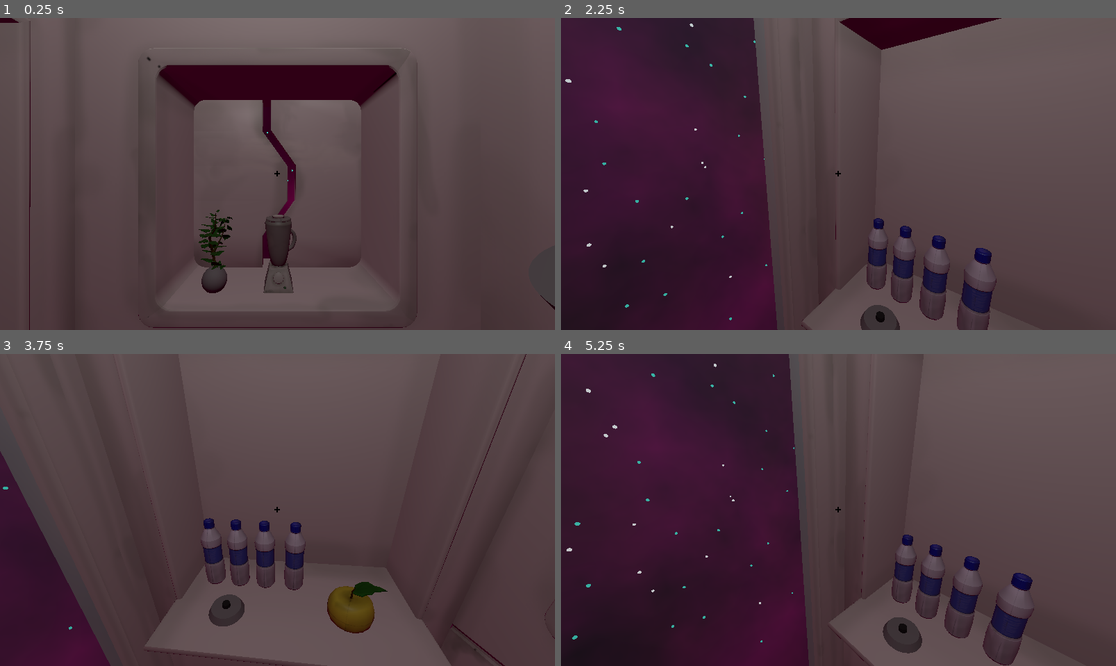
Above: before the commit, frames 1-4 (two rows, left to right).
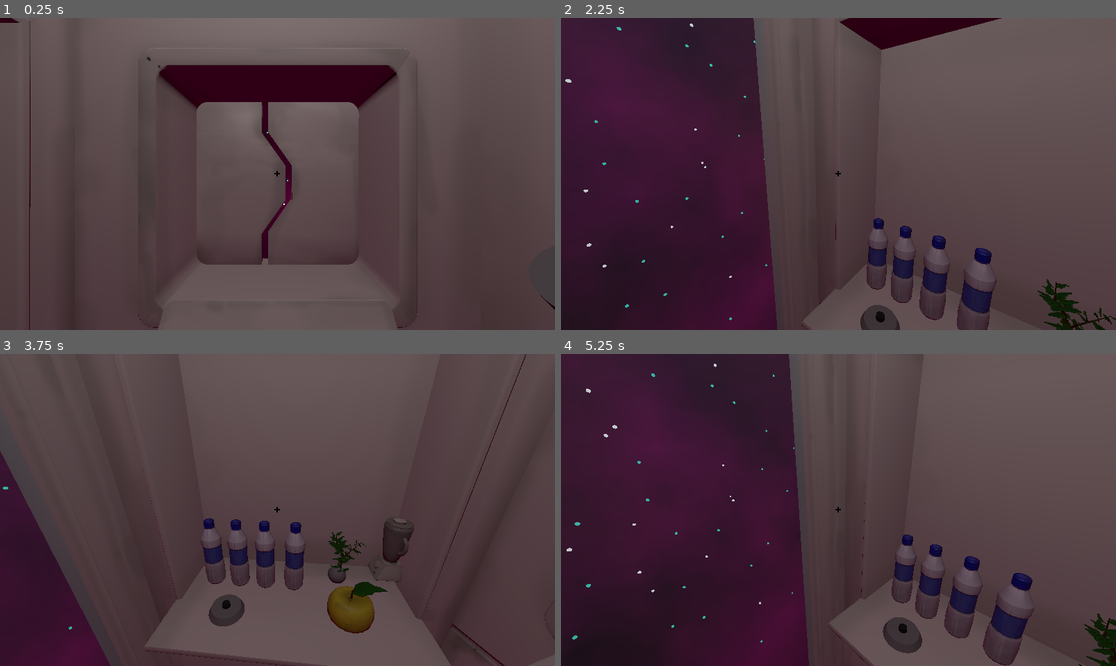
Above: after the commit, the same moments.

Repository: kettle-game-studio/unlimited-space-shawarma
Game: Godot game, scene res://assets/scenes/main_scene.tscn
Two runs of this game, one before a commit and one after it. Both use one fixed random seed, a clock stepped at 60 frames per second and the inputs below.
Inputs (mouse positions are in pixels of both pictures, inside the frame that each line leads up to):
- Up to frame 1 (0.25 s): no input
- Up to frame 2 (2.25 s): move the mouse to (960, 158) at 0.52 s; click (960, 158) at 0.6 s; move the mouse to (810, 174) at 1.27 s; click (810, 174) at 1.35 s; move the mouse to (849, 167) at 2.02 s; click (849, 167) at 2.1 s
- Up to frame 3 (3.75 s): move the mouse to (271, 516) at 2.77 s; click (271, 516) at 2.85 s; move the mouse to (316, 513) at 3.52 s; click (316, 513) at 3.6 s
- Up to frame 4 (5.25 s): tap Enter at 4.25 s; move the mouse to (794, 506) at 4.27 s; click (794, 506) at 4.35 s; move the mouse to (844, 510) at 5.02 s; click (844, 510) at 5.1 s

The runs differ from the first frame. In frame 1, 4.3% of the frame differs, in the area x 28-72%, y 26-100%; in frame 2, 0.7%; in frame 3, 0.8%; in frame 4, 0.5%.

Commit message:
Start implementing trading

Diff:
--- a/assets/prefabs/door.tscn
+++ b/assets/prefabs/door.tscn
@@ -1,23 +1,18 @@
-[gd_scene load_steps=5 format=3 uid="uid://csjp6tg2psdb0"]
+[gd_scene load_steps=4 format=3 uid="uid://csjp6tg2psdb0"]
 
 [ext_resource type="Script" path="res://assets/scripts/door_script.gd" id="1_gjx50"]
 [ext_resource type="PackedScene" uid="uid://ol1te0vxmr7j" path="res://assets/prefabs/room_parts/left_door.tscn" id="1_rli3j"]
 [ext_resource type="PackedScene" uid="uid://da1rg2ief6g8f" path="res://assets/prefabs/room_parts/right_door.tscn" id="2_dniwe"]
 
-[sub_resource type="BoxShape3D" id="BoxShape3D_oefqs"]
-size = Vector3(3.87718, 3.32796, 0.366733)
-
 [node name="Door" type="Node3D" node_paths=PackedStringArray("leftDoor", "rightDoor")]
 script = ExtResource("1_gjx50")
 leftDoor = NodePath("LeftDoor")
 rightDoor = NodePath("RightDoor")
+targetPosition = Vector3(-1.2, 0, 0)
+seconsToOpen = 1.5
 
 [node name="LeftDoor" parent="." instance=ExtResource("1_rli3j")]
+transform = Transform3D(1, 0, 0, 0, 1, 0, 0, 0, 1, -2.01634, 0.870712, -3.39904)
 
 [node name="RightDoor" parent="." instance=ExtResource("2_dniwe")]
-
-[node name="Area3D" type="Area3D" parent="."]
-
-[node name="CollisionShape3D" type="CollisionShape3D" parent="Area3D"]
-transform = Transform3D(1, 0, 0, 0, 1, 0, 0, 0, 1, 0, 0.895359, -3.37915)
-shape = SubResource("BoxShape3D_oefqs")
+transform = Transform3D(1, 0, 0, 0, 1, 0, 0, 0, 1, 1.48447, 0.87638, -3.39904)
--- a/assets/prefabs/items/item_blender.tscn
+++ b/assets/prefabs/items/item_blender.tscn
@@ -1,8 +1,12 @@
-[gd_scene load_steps=4 format=3 uid="uid://hnrh27wt66pr"]
+[gd_scene load_steps=5 format=3 uid="uid://hnrh27wt66pr"]
 
 [ext_resource type="PackedScene" uid="uid://bdx0kqrt6ryae" path="res://assets/prefabs/items/item.tscn" id="1_erpjy"]
 [ext_resource type="Script" path="res://assets/scripts/machine_item.gd" id="2_lblia"]
 [ext_resource type="PackedScene" uid="uid://l7mkfb58c3n7" path="res://assets/Room/Blender.glb" id="3_5kkrg"]
+
+[sub_resource type="CylinderShape3D" id="CylinderShape3D_aa7yg"]
+height = 1.21495
+radius = 0.267473
 
 [node name="Item" instance=ExtResource("1_erpjy")]
 script = ExtResource("2_lblia")
@@ -10,6 +14,10 @@
 machine_type = 1
 item_name = "Blender"
 
+[node name="CollisionShape3D" parent="Area3D" index="0"]
+transform = Transform3D(1, 0, 0, 0, 1, 0, 0, 0, 1, 0, 0.578007, 0)
+shape = SubResource("CylinderShape3D_aa7yg")
+
 [node name="CSGMesh3D" parent="." index="1"]
 visible = false
 
--- a/assets/prefabs/machines/blender.tscn
+++ b/assets/prefabs/machines/blender.tscn
@@ -1,8 +1,9 @@
-[gd_scene load_steps=10 format=3 uid="uid://2g7ib2rvd6ya"]
+[gd_scene load_steps=11 format=3 uid="uid://2g7ib2rvd6ya"]
 
 [ext_resource type="Script" path="res://assets/scripts/blender.gd" id="1_2xnpc"]
 [ext_resource type="PackedScene" uid="uid://l7mkfb58c3n7" path="res://assets/Room/Blender.glb" id="1_fxwsn"]
 [ext_resource type="AnimationNodeStateMachine" uid="uid://b3b6xi7bmpdwu" path="res://assets/animations/blender_state_machine.tres" id="2_arb5q"]
+[ext_resource type="Resource" uid="uid://csrxt4n1e88c2" path="res://assets/recipes/blener_multifruit_to_water.tres" id="2_x5d41"]
 [ext_resource type="Script" path="res://assets/scripts/progress_sprite.gd" id="4_byabr"]
 [ext_resource type="Texture2D" uid="uid://cqm5npsslwh7r" path="res://assets/Room/circle.png" id="5_iaxip"]
 [ext_resource type="PackedScene" uid="uid://7jyaboql1xq3" path="res://assets/prefabs/machines/item_in_machine.tscn" id="6_0flkr"]
@@ -16,6 +17,8 @@
 
 [node name="Blender" type="Node3D" node_paths=PackedStringArray("animation_tree", "item_in_machine", "progress_bar")]
 script = ExtResource("1_2xnpc")
+time_to_finish = 1.0
+recipes = Array[Resource("res://assets/scripts/recipe.gd")]([ExtResource("2_x5d41")])
 animation_tree = NodePath("Blender/AnimationTree")
 item_in_machine = NodePath("Blender/ItemInMachine")
 progress_bar = NodePath("Blender/BlenderArmature/Skeleton3D/BoneAttachment3D/ProgressSprite/SubViewport/TextureProgressBar")
@@ -80,6 +83,7 @@
 
 [node name="ItemInMachine" parent="Blender" instance=ExtResource("6_0flkr")]
 transform = Transform3D(1.42857, 0, 0, 0, 1.42857, 0, 0, 0, 1.42857, -0.142898, 2.53223, 0)
+hint_postfix = "in Blender"
 
 [connection signal="activated" from="Blender/Area3D" to="." method="_activated"]
 [connection signal="picked" from="Blender/ItemInMachine" to="." method="_item_picked"]
--- /dev/null
+++ b/assets/prefabs/machines/computer_ui.tscn
@@ -0,0 +1,26 @@
+[gd_scene format=3 uid="uid://dnaih8vb3a38r"]
+
+[node name="ComputerUI" type="CanvasLayer"]
+
+[node name="ColorRect" type="ColorRect" parent="."]
+anchors_preset = 15
+anchor_right = 1.0
+anchor_bottom = 1.0
+grow_horizontal = 2
+grow_vertical = 2
+
+[node name="Label" type="Label" parent="."]
+anchors_preset = 8
+anchor_left = 0.5
+anchor_top = 0.5
+anchor_right = 0.5
+anchor_bottom = 0.5
+offset_left = -20.0
+offset_top = -11.5
+offset_right = 20.0
+offset_bottom = 11.5
+grow_horizontal = 2
+grow_vertical = 2
+theme_override_colors/font_color = Color(0, 0, 0, 1)
+theme_override_font_sizes/font_size = 50
+text = "This is a computer"
--- a/assets/prefabs/machines/item_in_machine.tscn
+++ b/assets/prefabs/machines/item_in_machine.tscn
@@ -3,9 +3,9 @@
 [ext_resource type="Script" path="res://assets/scripts/item_in_machine.gd" id="1_ps168"]
 [ext_resource type="Script" path="res://assets/scripts/activator.gd" id="2_3fosx"]
 
-[sub_resource type="CylinderShape3D" id="CylinderShape3D_wh3et"]
+[sub_resource type="CylinderShape3D" id="CylinderShape3D_3b6fg"]
 height = 1.92765
-radius = 0.666308
+radius = 0.707391
 
 [node name="ItemInMachine" type="Node3D" node_paths=PackedStringArray("activator")]
 script = ExtResource("1_ps168")
@@ -16,6 +16,6 @@
 hint_source = NodePath("..")
 
 [node name="CollisionShape3D" type="CollisionShape3D" parent="Area3D"]
-shape = SubResource("CylinderShape3D_wh3et")
+shape = SubResource("CylinderShape3D_3b6fg")
 
 [connection signal="activated" from="Area3D" to="." method="_activated"]
--- /dev/null
+++ b/assets/prefabs/machines/trading_machine.tscn
@@ -0,0 +1,59 @@
+[gd_scene load_steps=9 format=3 uid="uid://1q8gbhk1j3hb"]
+
+[ext_resource type="PackedScene" uid="uid://c3ehlp87pmern" path="res://assets/prefabs/room_parts/computer.tscn" id="1_nfvgk"]
+[ext_resource type="Script" path="res://assets/scripts/trading_machine.gd" id="1_txblf"]
+[ext_resource type="Script" path="res://assets/scripts/progress_sprite.gd" id="2_1b5p7"]
+[ext_resource type="PackedScene" uid="uid://7jyaboql1xq3" path="res://assets/prefabs/machines/item_in_machine.tscn" id="2_mjjsg"]
+[ext_resource type="PackedScene" uid="uid://dnaih8vb3a38r" path="res://assets/prefabs/machines/computer_ui.tscn" id="3_h5j21"]
+
+[sub_resource type="CylinderShape3D" id="CylinderShape3D_3cj6d"]
+height = 1.92765
+radius = 0.394656
+
+[sub_resource type="CylinderShape3D" id="CylinderShape3D_yx3m4"]
+height = 1.92765
+radius = 0.408195
+
+[sub_resource type="CylinderShape3D" id="CylinderShape3D_l7w6i"]
+height = 1.92765
+radius = 0.422687
+
+[node name="Trading" type="Node3D" node_paths=PackedStringArray("slots")]
+script = ExtResource("1_txblf")
+slots = [NodePath("Table/ItemInMachine"), NodePath("Table/ItemInMachine2"), NodePath("Table/ItemInMachine3")]
+
+[node name="Computer" parent="." instance=ExtResource("1_nfvgk")]
+transform = Transform3D(-1, 8.74228e-08, 0, -8.74228e-08, -1, 0, 0, 0, 1, 0, 0, 0)
+
+[node name="Sprite3D" type="Sprite3D" parent="Computer"]
+transform = Transform3D(-0.3, 2.62268e-08, 0, -2.62268e-08, -0.3, 0, 0, 0, 0.3, 4.79096e-08, 0.548022, 0.0693224)
+script = ExtResource("2_1b5p7")
+
+[node name="SubViewport" type="SubViewport" parent="Computer/Sprite3D"]
+size = Vector2i(850, 512)
+
+[node name="ComputerUI" parent="Computer/Sprite3D/SubViewport" instance=ExtResource("3_h5j21")]
+
+[node name="Table" type="Node3D" parent="."]
+transform = Transform3D(1, 0, 0, 0, 1, 0, 0, 0, 1, 0, 1.27674, -1.73281)
+
+[node name="ItemInMachine" parent="Table" instance=ExtResource("2_mjjsg")]
+transform = Transform3D(1, 0, 0, 0, 1, 0, 0, 0, 1, -1.10724, 0, 0)
+
+[node name="CollisionShape3D" parent="Table/ItemInMachine/Area3D" index="0"]
+shape = SubResource("CylinderShape3D_3cj6d")
+
+[node name="ItemInMachine2" parent="Table" instance=ExtResource("2_mjjsg")]
+
+[node name="CollisionShape3D" parent="Table/ItemInMachine2/Area3D" index="0"]
+shape = SubResource("CylinderShape3D_yx3m4")
+
+[node name="ItemInMachine3" parent="Table" instance=ExtResource("2_mjjsg")]
+transform = Transform3D(1, 0, 0, 0, 1, 0, 0, 0, 1, 1.077, 0, 0)
+
+[node name="CollisionShape3D" parent="Table/ItemInMachine3/Area3D" index="0"]
+shape = SubResource("CylinderShape3D_l7w6i")
+
+[editable path="Table/ItemInMachine"]
+[editable path="Table/ItemInMachine2"]
+[editable path="Table/ItemInMachine3"]
--- a/assets/prefabs/room.tscn
+++ b/assets/prefabs/room.tscn
@@ -1,11 +1,10 @@
-[gd_scene load_steps=10 format=3 uid="uid://hr3ejr51xyux"]
+[gd_scene load_steps=9 format=3 uid="uid://hr3ejr51xyux"]
 
 [ext_resource type="PackedScene" uid="uid://c052crh6e17ge" path="res://assets/prefabs/room_parts/floor.tscn" id="1_5rspi"]
 [ext_resource type="PackedScene" uid="uid://bavvfyood7whp" path="res://assets/prefabs/room_parts/wall_1.tscn" id="2_d4a1x"]
 [ext_resource type="PackedScene" uid="uid://dx727lulaji88" path="res://assets/prefabs/room_parts/wall_2.tscn" id="3_utfa7"]
 [ext_resource type="PackedScene" uid="uid://ny55ponoxlby" path="res://assets/prefabs/room_parts/wall_3.tscn" id="4_l5usa"]
 [ext_resource type="PackedScene" uid="uid://csqkawa01ij4v" path="res://assets/prefabs/room_parts/wall_4.tscn" id="5_l81xe"]
-[ext_resource type="PackedScene" uid="uid://csjp6tg2psdb0" path="res://assets/prefabs/door.tscn" id="6_mesk7"]
 [ext_resource type="PackedScene" uid="uid://b3p1nh2cojknk" path="res://assets/prefabs/fridge.tscn" id="7_mtahv"]
 [ext_resource type="Material" uid="uid://cjtprjfix40p3" path="res://assets/materials/glass_material.tres" id="8_0dnye"]
 
@@ -25,11 +24,6 @@
 [node name="Wall4" parent="." instance=ExtResource("5_l81xe")]
 transform = Transform3D(-4.37114e-08, 0, -1, 0, 1, 0, 1, 0, -4.37114e-08, 0, 0, 0)
 
-[node name="Door" parent="." instance=ExtResource("6_mesk7")]
-transform = Transform3D(1, 0, 0, 0, 1, 0, 0, 0, 1, -0.192513, 0, -0.787781)
-targetPosition = Vector3(-1, 0, 0)
-seconsToOpen = 3.0
-
 [node name="Fridge" parent="." instance=ExtResource("7_mtahv")]
 
 [node name="glass2" type="CSGMesh3D" parent="."]
--- /dev/null
+++ b/assets/recipes/blener_multifruit_to_water.tres
@@ -0,0 +1,9 @@
+[gd_resource type="Resource" script_class="Recipe" load_steps=3 format=3 uid="uid://csrxt4n1e88c2"]
+
+[ext_resource type="PackedScene" uid="uid://cer2rgxv8v2rn" path="res://assets/prefabs/items/item_water.tscn" id="1_0ov73"]
+[ext_resource type="Script" path="res://assets/scripts/recipe.gd" id="1_myq7q"]
+
+[resource]
+script = ExtResource("1_myq7q")
+input = Array[String](["Multifruit"])
+output = Array[PackedScene]([ExtResource("1_0ov73")])
--- a/assets/scenes/main_scene.tscn
+++ b/assets/scenes/main_scene.tscn
@@ -1,14 +1,16 @@
-[gd_scene load_steps=14 format=3 uid="uid://4ur4w8uh5i2d"]
+[gd_scene load_steps=16 format=3 uid="uid://4ur4w8uh5i2d"]
 
 [ext_resource type="Environment" uid="uid://cfdjcfoshx56f" path="res://assets/scenes/main_environment.tres" id="1_ac5gt"]
 [ext_resource type="PackedScene" uid="uid://4h7b3tnixhgm" path="res://assets/prefabs/player.tscn" id="2_e4bg4"]
 [ext_resource type="Script" path="res://assets/scripts/rotate_sky.gd" id="2_kb0nt"]
 [ext_resource type="PackedScene" uid="uid://hr3ejr51xyux" path="res://assets/prefabs/room.tscn" id="3_4ipvi"]
 [ext_resource type="PackedScene" uid="uid://cy20o8tmobnno" path="res://assets/prefabs/ui.tscn" id="5_dyrqf"]
+[ext_resource type="PackedScene" uid="uid://csjp6tg2psdb0" path="res://assets/prefabs/door.tscn" id="5_y71fp"]
 [ext_resource type="PackedScene" uid="uid://bdmqifp834ejp" path="res://assets/prefabs/items/item_multifruit.tscn" id="7_ipgvi"]
 [ext_resource type="PackedScene" uid="uid://cer2rgxv8v2rn" path="res://assets/prefabs/items/item_water.tscn" id="7_mo6mv"]
 [ext_resource type="PackedScene" uid="uid://c1oh4kg7bn2ee" path="res://assets/prefabs/machines/tree_pot.tscn" id="9_hq280"]
 [ext_resource type="PackedScene" uid="uid://cfntpuieyiwp4" path="res://assets/prefabs/items/item_multifruit_tree.tscn" id="9_tpamu"]
+[ext_resource type="PackedScene" uid="uid://1q8gbhk1j3hb" path="res://assets/prefabs/machines/trading_machine.tscn" id="10_32e7o"]
 [ext_resource type="PackedScene" uid="uid://2g7ib2rvd6ya" path="res://assets/prefabs/machines/blender.tscn" id="10_kghge"]
 [ext_resource type="PackedScene" uid="uid://dlheukyllgvt5" path="res://assets/prefabs/machines/power_outlet.tscn" id="11_gkti0"]
 [ext_resource type="PackedScene" uid="uid://hnrh27wt66pr" path="res://assets/prefabs/items/item_blender.tscn" id="12_wqwnt"]
@@ -32,6 +34,10 @@
 
 [node name="room" parent="." instance=ExtResource("3_4ipvi")]
 
+[node name="Door" parent="." instance=ExtResource("5_y71fp")]
+transform = Transform3D(1, 0, 0, 0, 1, 0, 0, 0, 1, 0, 0, -0.907683)
+seconsToOpen = 5.0
+
 [node name="Canvas" type="CanvasLayer" parent="."]
 
 [node name="UI" parent="Canvas" instance=ExtResource("5_dyrqf")]
@@ -52,7 +58,7 @@
 transform = Transform3D(1, 0, 0, 0, 1, 0, 0, 0, 1, -2.91916, -2.49923, -1.06597)
 
 [node name="Item8" parent="." instance=ExtResource("9_tpamu")]
-transform = Transform3D(1, 0, 0, 0, 1, 0, 0, 0, 1, -1.02393, -0.827218, -3.29764)
+transform = Transform3D(1, 0, 0, 0, 1, 0, 0, 0, 1, -3.84087, -2.29399, -0.9819)
 item_name = "Multifruit Sapling"
 
 [node name="TreePot" parent="." instance=ExtResource("9_hq280")]
@@ -61,6 +67,16 @@
 [node name="TreePot2" parent="." instance=ExtResource("9_hq280")]
 transform = Transform3D(-4.37114e-08, 0, -1, 0, 1, 0, 1, 0, -4.37114e-08, 2.8, 0, 1.5)
 
+[node name="Trading" parent="." node_paths=PackedStringArray("door") instance=ExtResource("10_32e7o")]
+transform = Transform3D(1, 0, 0, 0, 1, 0, 0, 0, 1, 0, -1.69032, -1.94878)
+door = NodePath("../Door")
+
+[node name="Computer" parent="Trading" index="0"]
+transform = Transform3D(-1, 7.01181e-08, -5.2213e-08, -8.74228e-08, -0.802057, 0.597247, 8.88178e-16, 0.597247, 0.802057, 0, 0, 0)
+
+[node name="Table" parent="Trading" index="1"]
+transform = Transform3D(1, 0, 0, 0, 1, 0, 0, 0, 1, 0, 0.840007, -1.73281)
+
 [node name="TreePot3" parent="." instance=ExtResource("9_hq280")]
 transform = Transform3D(-4.37114e-08, 0, -1, 0, 1, 0, 1, 0, -4.37114e-08, 2.8, 0, 0)
 
@@ -68,5 +84,10 @@
 transform = Transform3D(1, 0, 0, 0, 1, 0, 0, 0, 1, -2.74905, -2.25209, 1.25715)
 
 [node name="Item9" parent="." instance=ExtResource("12_wqwnt")]
-transform = Transform3D(-4.37114e-08, 0, -1, 0, 1, 0, 1, 0, -4.37114e-08, 0.0146346, -0.82182, -3.42241)
+transform = Transform3D(-4.37114e-08, 0, -1, 0, 1, 0, 1, 0, -4.37114e-08, -3.43497, -1.67288, -1.7709)
 machine = ExtResource("10_kghge")
+
+[editable path="Trading"]
+[editable path="Trading/Table/ItemInMachine"]
+[editable path="Trading/Table/ItemInMachine2"]
+[editable path="Trading/Table/ItemInMachine3"]
--- a/assets/scripts/blender.gd
+++ b/assets/scripts/blender.gd
@@ -2,8 +2,10 @@
 
 enum State { EMPTY, HAS_INGREDIENT, WORKING, SWITCHING }
 
+@export var time_to_finish: float = 10
+@export var recipes: Array[Recipe]
+
 @export var animation_tree: AnimationTree
-@export var time_to_finish: float = 10
 @export var item_in_machine: ItemInMachine
 @export var hide_position: Vector3 = Vector3(0, -0.3, 0)
 @export var progress_bar: TextureProgressBar
@@ -30,11 +32,9 @@
 
 func _item_placed(_item: Item):
 	state = State.HAS_INGREDIENT
-	item_in_machine.set_activatable(false)
 
 func _item_picked():
 	state = State.EMPTY
-	item_in_machine.set_activatable(true)
 	progress_bar.value = 0
 
 func get_hint(_player: Player) -> String:
@@ -50,25 +50,41 @@
 func _activated(_player: Player):
 	match state:
 		State.HAS_INGREDIENT:
+			print("HAS_INGREDIENT")
+			var res = get_result_item(item_in_machine.item)
+			if res == null:
+				print("NO RECIPE")
+				return
 			animation_tree["parameters/conditions/not_working"] = false
 			animation_tree["parameters/conditions/is_open"] = false
 			animation_tree["parameters/conditions/is_working"] = true
 			time_left = time_to_finish
 			state = State.SWITCHING
 			item_in_machine.set_pickable(false)
-			hide_item()
+			hide_item(res)
 
-func hide_item():
+func get_result_item(item: Item) -> Resource:
+	for recipe in recipes:
+		if recipe.input.size() > 0 && recipe.input[0] == item.item_name:
+			if recipe.output.size() == 0:
+				print("out == 0")
+				return null
+			return recipe.output[0]
+	print("non fpund")
+	return null
+
+func hide_item(new_item: Resource):
 	const steps = 20
-	for i in steps:
+	for i in range(1, steps):
 		await get_tree().create_timer(0.01).timeout
 		item_in_machine.move_delta(hide_position * (1.0 * i / steps))
 		item_in_machine.scale_item(1 - 1.0 * i / steps)
 	state = State.WORKING
+	item_in_machine.instantiate_item(new_item)
 
 func show_item():
 	const steps = 20
-	for i in steps:
+	for i in range(1, steps):
 		await get_tree().create_timer(0.01).timeout
 		item_in_machine.move_delta(hide_position * (1 - 1.0 * i / steps))
 		item_in_machine.scale_item(1.0 * i / steps)
--- a/assets/scripts/door_script.gd
+++ b/assets/scripts/door_script.gd
@@ -1,4 +1,8 @@
 extends Node3D
+class_name DoorScript
+
+signal is_open
+signal is_closed
 
 @export var leftDoor: Node3D
 @export var rightDoor: Node3D
@@ -15,38 +19,25 @@
 	leftDoorStartPosition = leftDoor.transform.origin
 	rightDoorStartPosition = rightDoor.transform.origin
 
-func _process(delta):
-	if opening:
-		if open(delta):
-			opening = !opening
-	else:
-		if close(delta):
-			opening = !opening
-	pass
+func open():
+	const delta_time = 1.0 / 60.0
+	var time = 0;
+	while time < seconsToOpen:
+		time += delta_time
+		await get_tree().create_timer(delta_time).timeout
+		moved = time / seconsToOpen
+		set_doors_positions()
+	is_open.emit()
 
-func open(delta: float) -> bool:
-	if moved == 1:
-		return true;
-	if moved > 1:
-		moved = 1
+func close():
+	const delta_time = 1.0 / 60.0
+	var time = 0;
+	while time < seconsToOpen:
+		time += delta_time
+		await get_tree().create_timer(delta_time).timeout
+		moved = 1 - time / seconsToOpen
 		set_doors_positions()
-		return true;
-
-	moved += (1 / seconsToOpen) * delta
-	set_doors_positions()
-	return false
-
-func close(delta: float) -> bool:
-	if moved == 0:
-		return true;
-	if moved < 0:
-		moved = 0
-		set_doors_positions()
-		return true;
-
-	moved -= (1 / seconsToOpen)  * delta
-	set_doors_positions()
-	return false
+	is_closed.emit()
 
 func set_doors_positions():
 	leftDoor.transform.origin = leftDoorStartPosition + targetPosition * moved
--- a/assets/scripts/item_in_machine.gd
+++ b/assets/scripts/item_in_machine.gd
@@ -2,6 +2,7 @@
 class_name ItemInMachine
 
 @export var activator: Activator
+@export var hint_postfix: String
 
 var start_position: Vector3
 var item: Item
@@ -13,15 +14,22 @@
 	start_position = self.transform.origin
 
 func instantiate_item(res: Resource) -> void:
-	self.scale_item(1)
+	desctory_current()
+
 	item = res.instantiate() as Item
 	self.add_child(item)
 	item.global_transform.basis = self.global_transform.basis
 	item.global_transform.origin = self.global_transform.origin
 	item.connect("picked", self._item_picked)
 
+func desctory_current() -> void:
+	item.disconnect("picked", self._item_picked)
+	item.queue_free()
+	item = null
+
 func _item_picked():
 	picked.emit()
+	set_activatable(true)
 	item.disconnect("picked", self._item_picked)
 	item = null
 
@@ -46,9 +54,13 @@
 	new_item.connect("picked", self._item_picked)
 	item = new_item
 	placed.emit(item)
+	set_activatable(false)
 
-func get_hint(_player: Player) -> String:
-	return "Put in Blender"
+func get_hint(player: Player) -> String:
+	var item = player.item_manager.item_in_hand
+	if item:
+		return "Put %s %s" % [item.item_name, hint_postfix]
+	return "Put %s" % hint_postfix
 
 func set_activatable(value: bool) -> void:
 	if value:
--- /dev/null
+++ b/assets/scripts/recipe.gd
@@ -0,0 +1,5 @@
+extends Resource
+class_name Recipe
+
+@export var input: Array[String]
+@export var output: Array[PackedScene]
--- /dev/null
+++ b/assets/scripts/trading_machine.gd
@@ -0,0 +1,26 @@
+extends Node3D
+class_name TradingMachine
+
+enum State { DISABLED, CAN_TRADE, SWITCHING }
+
+@export var slots: Array[ItemInMachine]
+@export var door: DoorScript
+
+var state = State.DISABLED
+
+func _ready():
+	door.connect("is_open", _is_open)
+	set_activatable(false)
+	start()
+
+func start():
+	door.open()
+
+func _is_open():
+	print("is open")
+	state = State.CAN_TRADE
+	set_activatable(true)
+
+func set_activatable(value: bool) -> void:
+	for slot in slots:
+		slot.set_activatable(value)
Binary file added: assets/Room/screen.png
Not shown, added: assets/Room/screen.png.import
